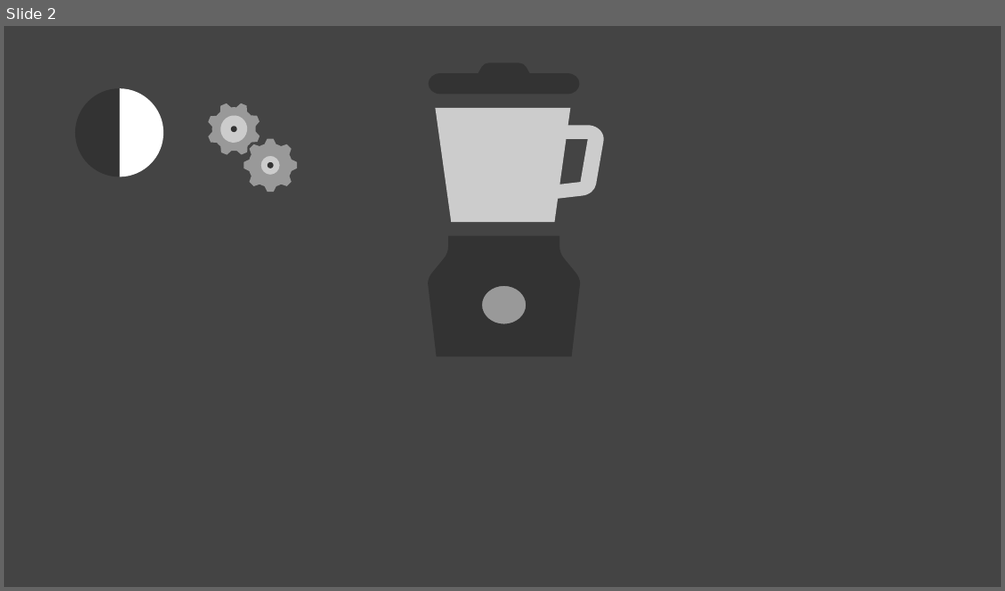
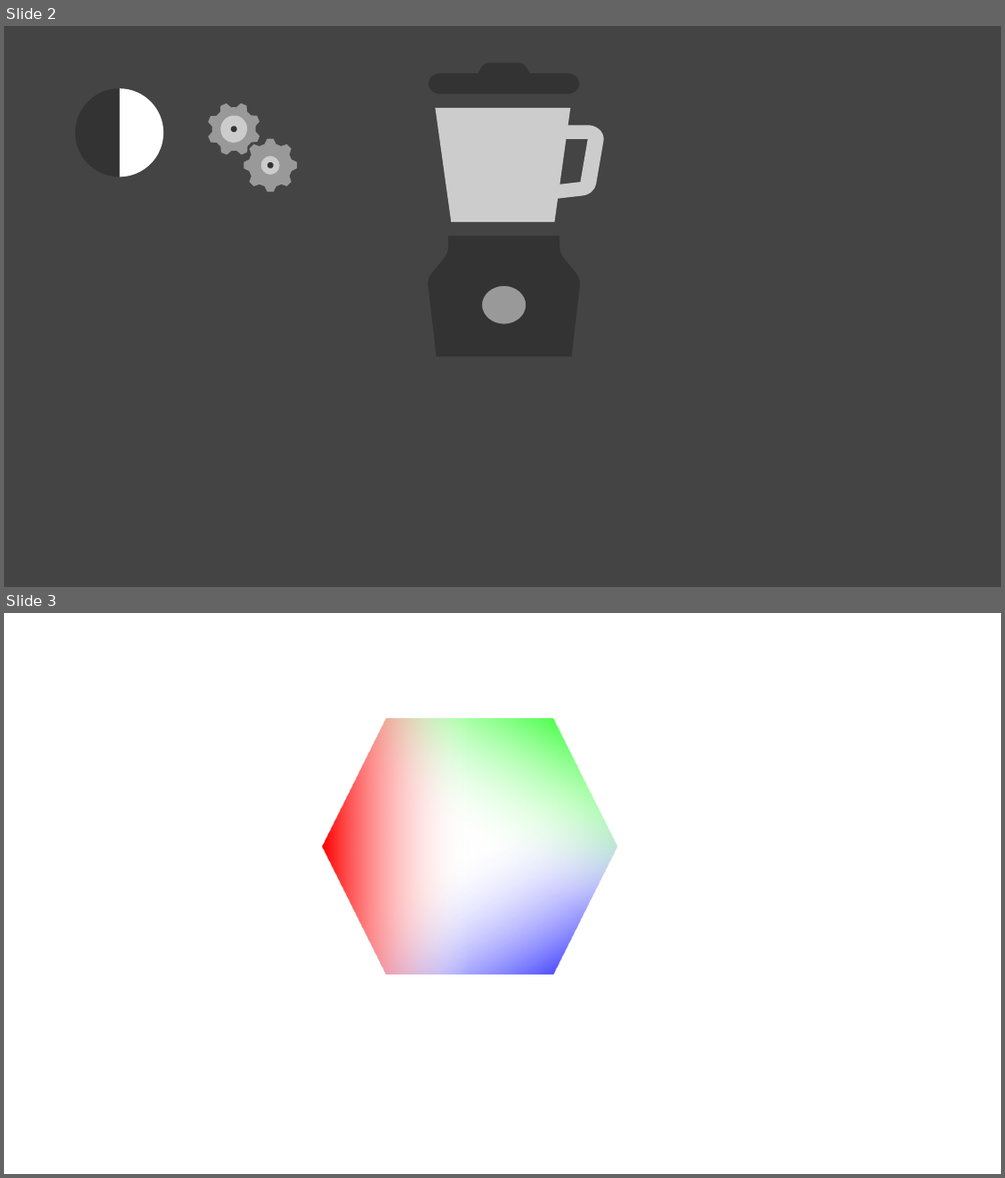
Before and after one commit to gbruneau/ColorPkr, a slide deck: src/asset/assetSources/ColorPkr-Icons.pptx. Shown one above the other, each under a label of ours: slide 2 before the commit, slides 2 and 3 after it. The pictures are 1005x591 and 1005x1178 pixels, drawn with LibreOffice and Linux fonts; fonts in the diff are those of the drawing. Boxes give left, top, right and bottom in pixels: in the first picture for what was removed or moved away, otherwise in the second. Text is boxed around its words. In the diff, an @@ line names an element or a change of style, - is before the commit and + after.

```diff
--- a/src/asset/assetSources/ColorPkr-Icons.pptx
+++ b/src/asset/assetSources/ColorPkr-Icons.pptx
@@ slide 3 added at bbox=[4, 613, 1001, 1174], background #FFFFFF @@
@@ hexagon added at bbox=[323, 718, 617, 973], fill gradient #FFFFFF to #0000FF @@
@@ hexagon added at bbox=[323, 718, 617, 973], fill gradient #FFFFFF to #00FF00 @@
@@ hexagon added at bbox=[323, 718, 617, 973], fill gradient #FFFFFF to #FF0000 @@
```
Also in this commit, not shown: 8 other files.
